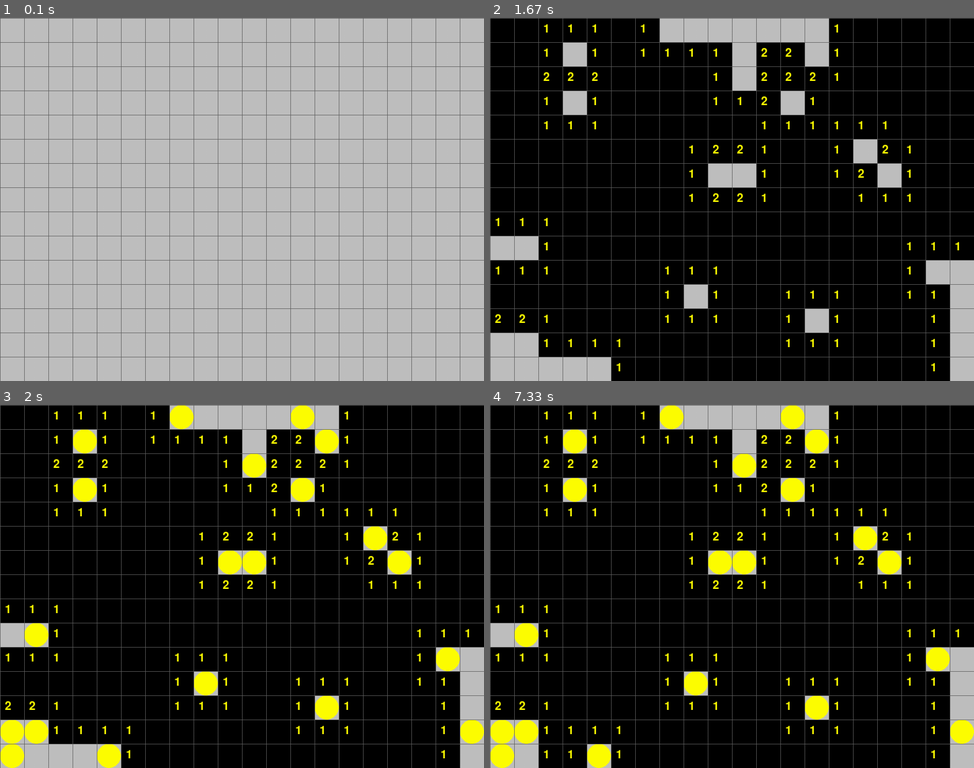
Above: before the commit, frames 1-4 (two rows, left to right).
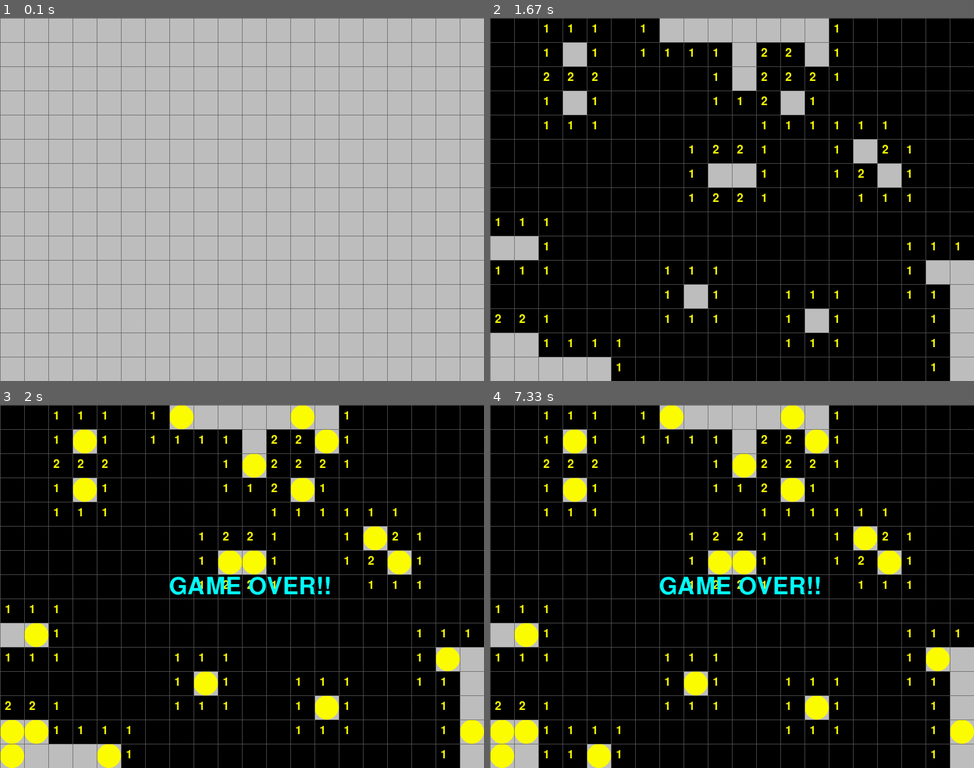
Above: after the commit, the same moments.

Repository: fldragonn/pygame
Game: pygame game, started from minesweeper/mine_sweeper_01.py
Two runs of this game, one before a commit and one after it. Both use one fixed random seed, a clock stepped at 60 frames per second and the inputs below.
Inputs (mouse positions are in pixels of both pictures, inside the frame that each line leads up to):
- Up to frame 1 (0.1 s): no input
- Up to frame 2 (1.67 s): click (712, 217) at 0.38 s; click (804, 72) at 1.22 s; click (606, 65) at 1.55 s
- Up to frame 3 (2 s): click (251, 463) at 1.88 s
- Up to frame 4 (7.33 s): click (586, 720) at 7.22 s

Frames 1-2 are identical in both runs. In frame 3, 0.9% of the frame differs, in the area x 35-69%, y 47-53%; in frame 4, 0.9%.

Commit message:
05. 메세지 출력하기 - 게임 클리어, 게임 오버

Diff:
--- a/minesweeper/mine_sweeper_01.py
+++ b/minesweeper/mine_sweeper_01.py
@@ -55,6 +55,11 @@
     # 기본 설정
     game_over = False
     smallfont = pygame.font.SysFont(None, 36)
+    largefont = pygame.font.SysFont(None, 72)
+    message_clear = largefont.render("!!CLEARED!!", True, (0, 255, 255))
+    message_over = largefont.render("GAME OVER!!", True, (0, 255, 255))
+    message_rect = message_clear.get_rect()
+    message_rect.center = (WIDTH * SIZE / 2, HEIGHT * SIZE / 2)
 
     # 맵 정보 리스트 초기화
     field = [[EMPTY for xpos in range(WIDTH)] for ypos in range(HEIGHT)]
@@ -111,6 +116,12 @@
         for index in range(0, HEIGHT * SIZE, SIZE):
             pygame.draw.line(SURFACE, (96, 96, 96), (0, index), (WIDTH * SIZE, index))
 
+        # 메시지 나타내기
+        if OPEN_COUNT == WIDTH * HEIGHT - NUM_OF_BOMBS:
+            SURFACE.blit(message_clear, message_rect.topleft)
+        elif game_over:
+            SURFACE.blit(message_over, message_rect.topleft)
+
         # 화면 업데이트
         pygame.display.update()
 
